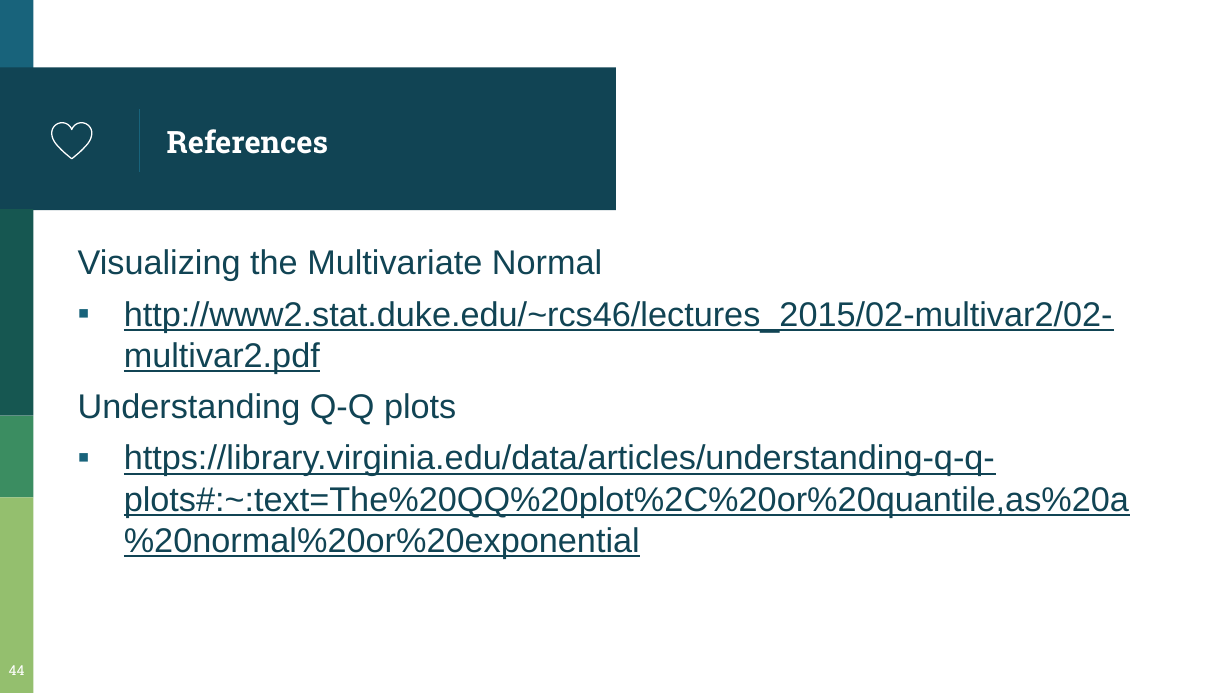
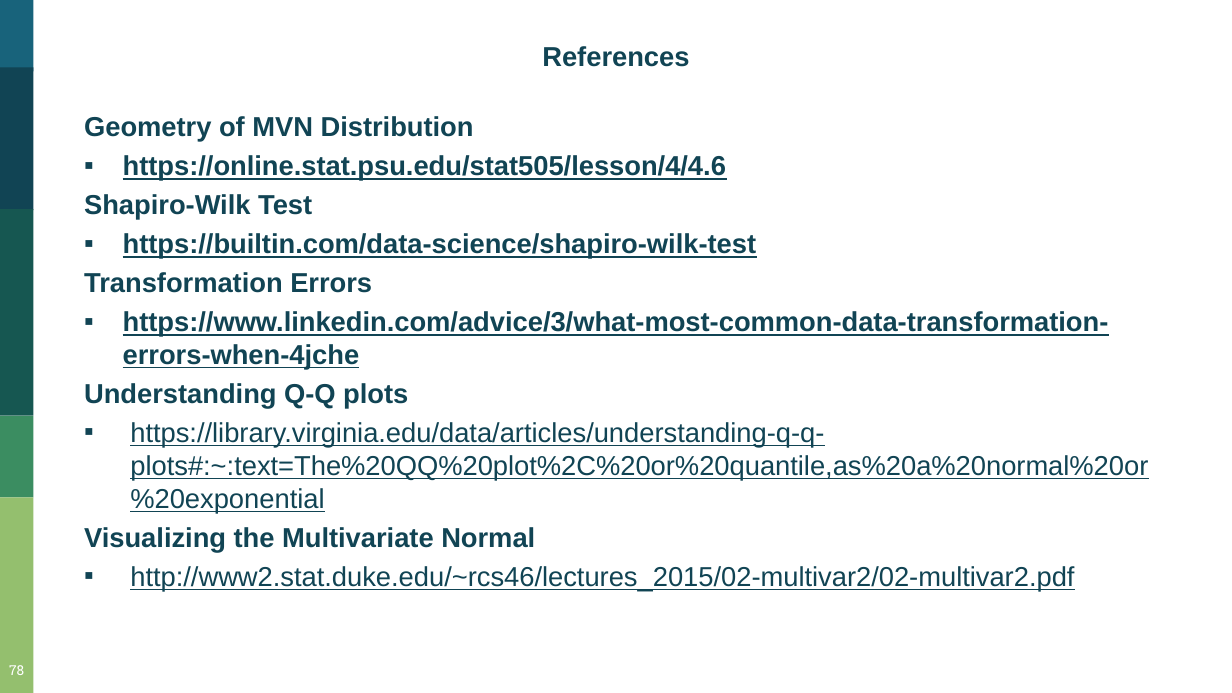
Before and after one commit to asphodelian/Math-760, a slide deck: slide 78 of Presentation/Ch4.6-4.8/M760 Ch4.6-Ch4.8.pptx (slide 44 before the commit). Drawn at 1232x693 pixels with LibreOffice and Linux fonts; fonts in the diff are those of the drawing. Boxes give left, top, right and bottom in pixels: in the first picture for what was removed or moved away, otherwise in the second. Text is boxed around its words. In the diff, an @@ line names an element or a change of style, - is before the commit and + after.

```diff
--- a/Presentation/Ch4.6-4.8/M760 Ch4.6-Ch4.8.pptx
+++ b/Presentation/Ch4.6-4.8/M760 Ch4.6-Ch4.8.pptx
@@ text "References" moved from (x1=167, y1=129, x2=328, y2=154) to (x1=542, y1=46, x2=689, y2=67) @@
@@ text "References" at (x1=542, y1=46, x2=689, y2=67): size 18 to 16 pt, font Roboto Slab to Arial, text colour #FFFFFF to #114454; alignment left to centre; more space between paragraphs; vertical alignment middle to top @@
@@ rectangle removed at (x1=0, y1=68, x2=616, y2=211) @@
@@ rectangle added at (x1=0, y1=68, x2=33, y2=211), fill #114454 @@
@@ text added at (x1=84, y1=116, x2=1148, y2=591), 16 pt, text #114454, bold, underline @@
+Geometry of MVN Distribution
+▪ https://online.stat.psu.edu/stat505/lesson/4/4.6
+Shapiro-Wilk Test
+▪ https://builtin.com/data-science/shapiro-wilk-test
+Transformation Errors
+▪ https://www.linkedin.com/advice/3/what-most-common-data-transformation-errors-when-4jche
+Understanding Q-Q plots
+▪ https://library.virginia.edu/data/articles/understanding-q-q-plots#:~:text=The%20QQ%20plot%2C%20or%20quantile,as%20a%20normal%20or%20exponential
+Visualizing the Multivariate Normal
+▪ http://www2.stat.duke.edu/~rcs46/lectures_2015/02-multivar2/02-multivar2.pdf
@@ line removed from (139, 110) to (139, 172) @@
@@ text removed at (x1=78, y1=249, x2=1129, y2=558) @@
-Visualizing the Multivariate Normal
-▪ http://www2.stat.duke.edu/~rcs46/lectures_2015/02-multivar2/02-multivar2.pdf
-Understanding Q-Q plots
-▪ https://library.virginia.edu/data/articles/understanding-q-q-plots#:~:text=The%20QQ%20plot%2C%20or%20quantile,as%20a%20normal%20or%20exponential
@@ page number at (x1=9, y1=665, x2=24, y2=675): text changed @@
-44
+78
```
Also in this commit, not shown: 2 other slides changed, 36 slides added, 12 slides removed.
